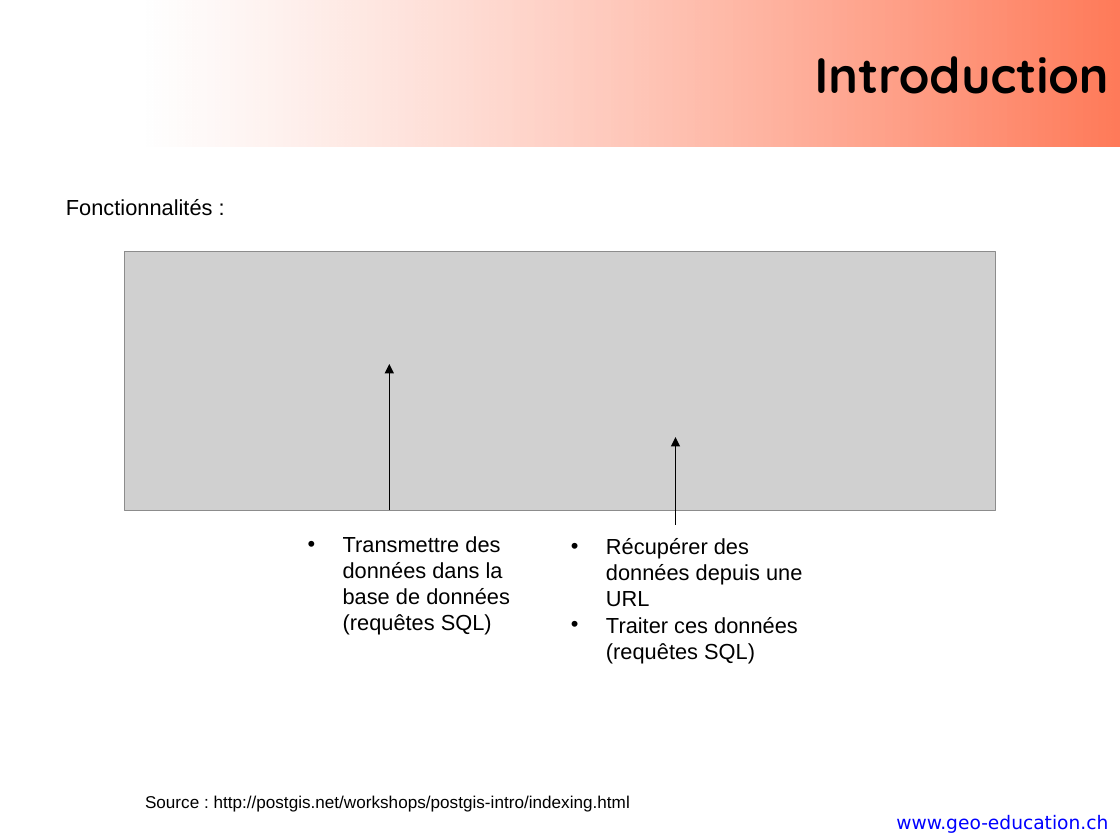
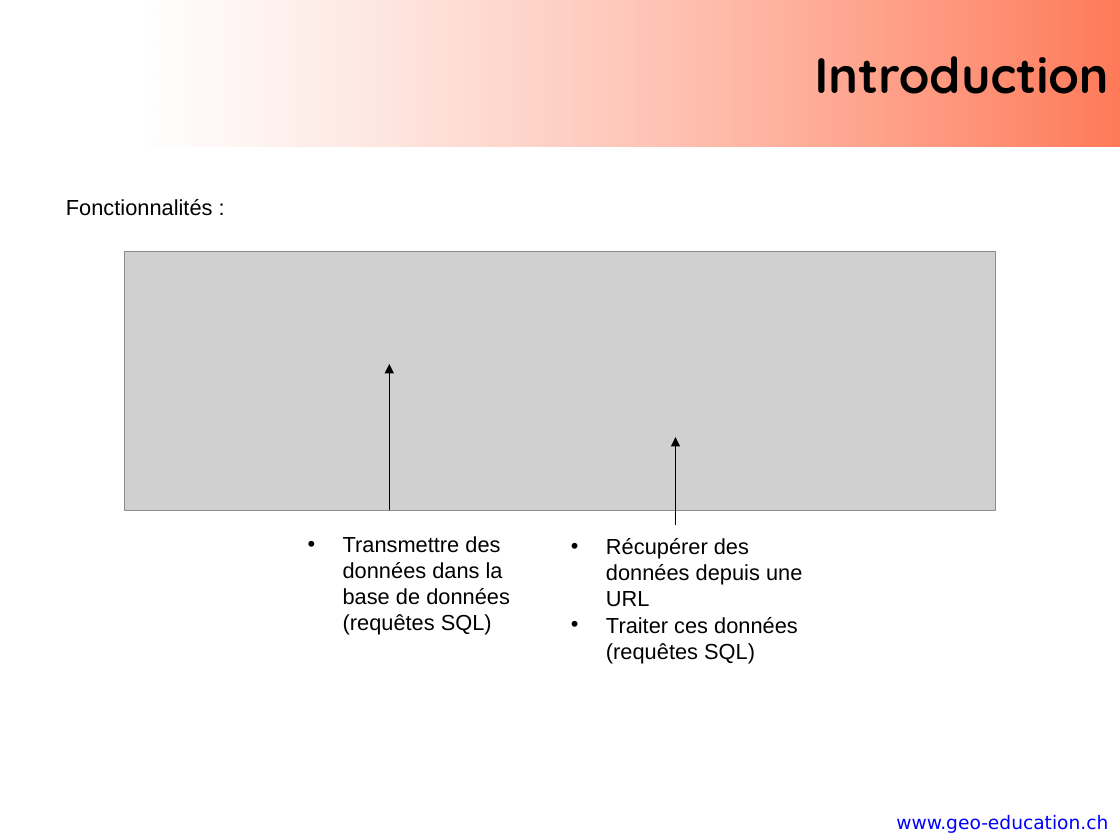
Before and after one commit to regislon/cfgeo_s2, a slide deck: slide 4 of slides/python.pptx. Drawn at 1120x840 pixels with LibreOffice and Linux fonts; fonts in the diff are those of the drawing; grey boxes stand for pictures; background and template pictures are left out. Boxes give left, top, right and bottom in pixels: in the first picture for what was removed or moved away, otherwise in the second. Text is boxed around its words. In the diff, an @@ line names an element or a change of style, - is before the commit and + after.

```diff
--- a/slides/python.pptx
+++ b/slides/python.pptx
@@ text removed at <box>145,795,630,812</box> @@
-Source : http://postgis.net/workshops/postgis-intro/indexing.html
```
Also in this commit, not shown: 3 other slides changed.
